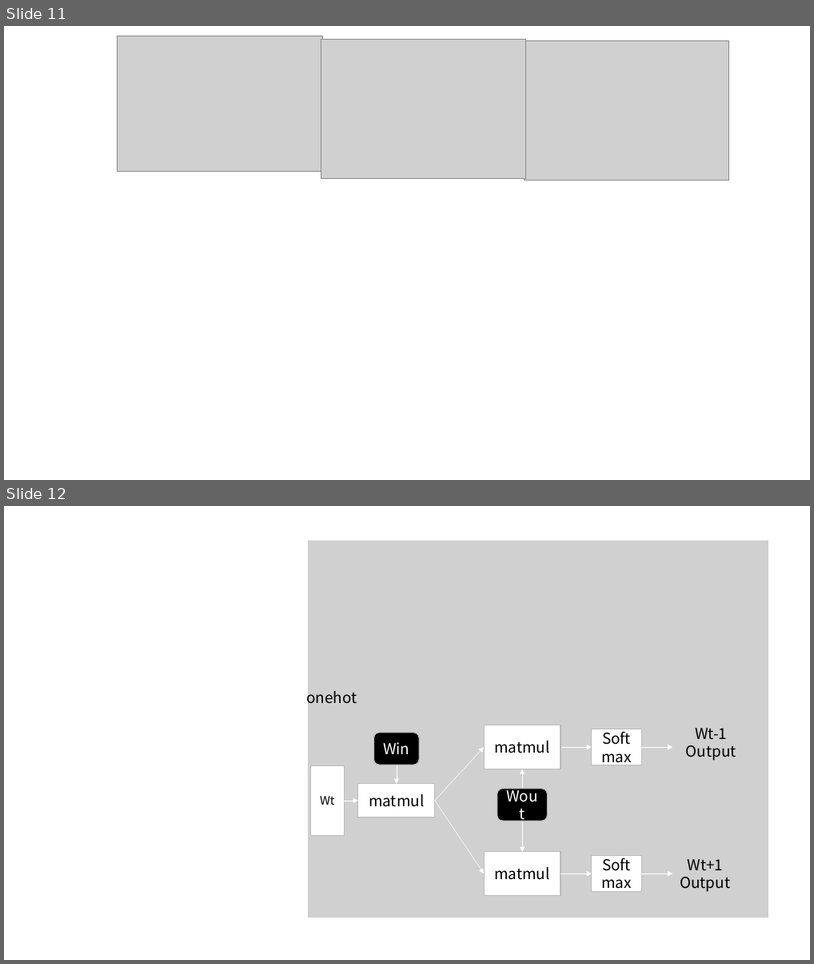
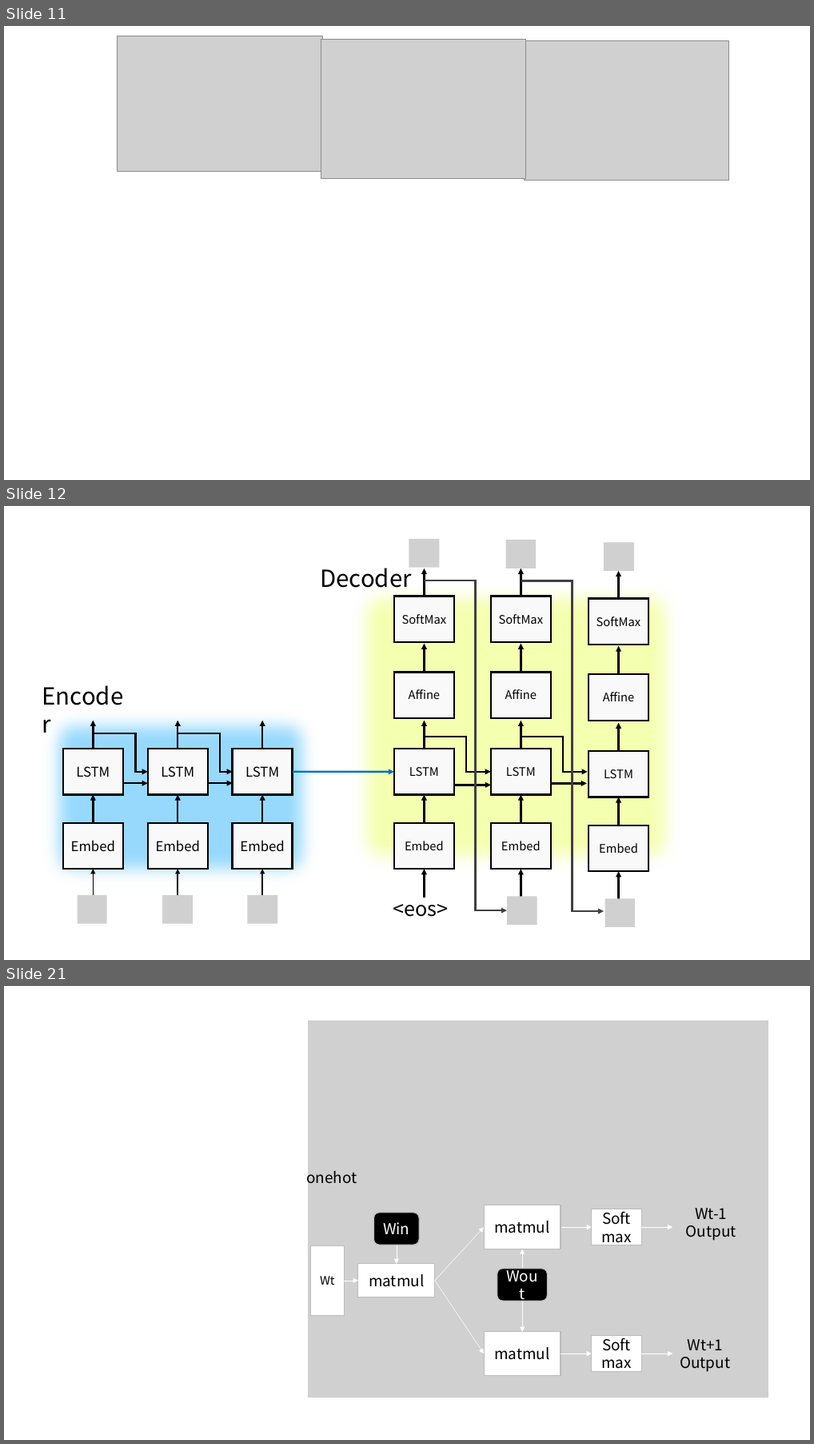
Before and after one commit to Poler382/thesis, a slide deck: pptx/図を作る用.pptx. Shown one above the other, each under a label of ours: slides 11 and 12 before the commit, slides 11, 12 and 21 after it; the slides between them are not shown. The pictures are 814x964 and 814x1444 pixels, drawn with LibreOffice and Linux fonts; fonts in the diff are those of the drawing; grey boxes stand for pictures. Boxes give left, top, right and bottom in pixels: in the first picture for what was removed or moved away, otherwise in the second. Text is boxed around its words. In the diff, an @@ line names an element or a change of style, - is before the commit and + after.

```diff
--- a/pptx/図を作る用.pptx
+++ b/pptx/図を作る用.pptx
@@ slide 12 added at [4,506,810,960], background #FFFFFF @@
@@ text added at [320,563,411,588], 28 pt, text #000000 @@
+Decoder
@@ rectangle added at [341,572,692,882], fill #ECFF54 at 45% opacity, outline #BCBDBC 1 pt @@
@@ group added at [393,539,649,927]: 17 arrows, 12 rectangles, 5 pictures, 4 elbow arrows, 2 lines, 1 text @@
+Embed
+LSTM
+Affine
+SoftMax
+<eos>
+Embed
+LSTM
+Affine
+SoftMax
+Embed
+LSTM
+Affine
+SoftMax
@@ text added at [36,679,138,713], 28 pt, text #000000 @@
+Encoder
@@ rectangle added at [32,699,329,895], fill #00A4F9 at 41% opacity, outline #BCBDBC 1 pt @@
@@ elbow arrow added from (93, 748) to (148, 772), #000000 2.25 pt @@
@@ elbow arrow added from (178, 748) to (233, 772), #000000 2.25 pt @@
@@ arrow added from (123, 783) to (148, 783), #000000 2.25 pt @@
@@ arrow added from (208, 783) to (233, 783), #000000 2.25 pt @@
@@ arrow added from (293, 772) to (394, 772), #0070C0 2.25 pt @@
@@ group added at [63,720,123,924]: 3 arrows, 2 rectangles, 1 picture @@
+Embed
+LSTM
@@ group added at [148,720,208,924]: 3 arrows, 2 rectangles, 1 picture @@
+Embed
+LSTM
@@ group added at [233,720,293,924]: 3 arrows, 2 rectangles, 1 picture @@
+Embed
+LSTM
@@ what was slide 12 is now slide 21 @@
```
Also in this commit, not shown: 1 slide changed, 8 other slides added, 20 other files.
